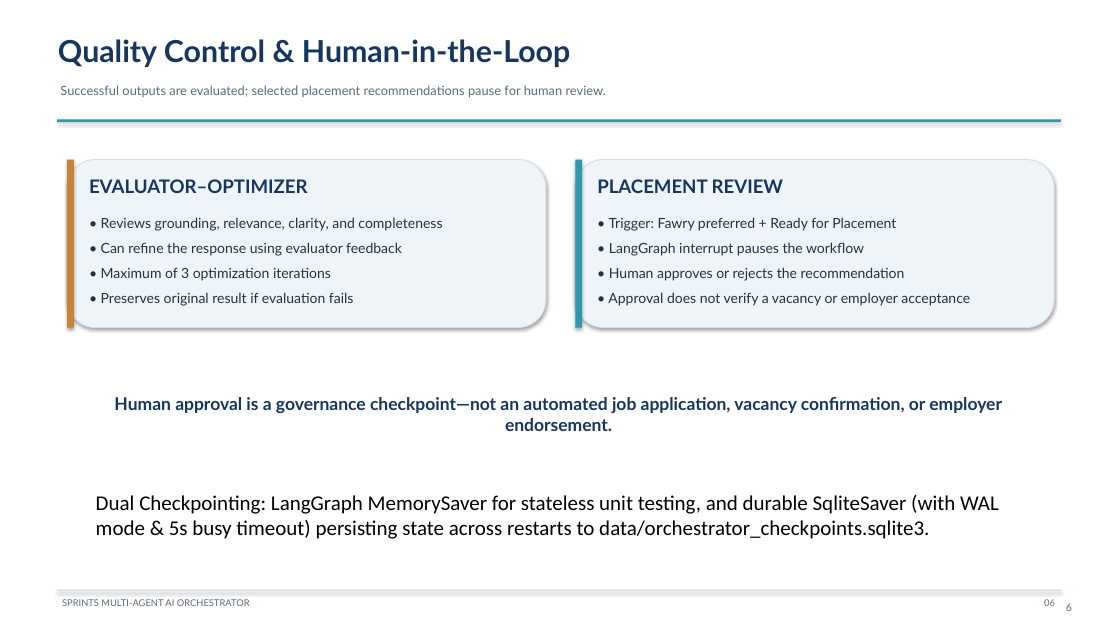
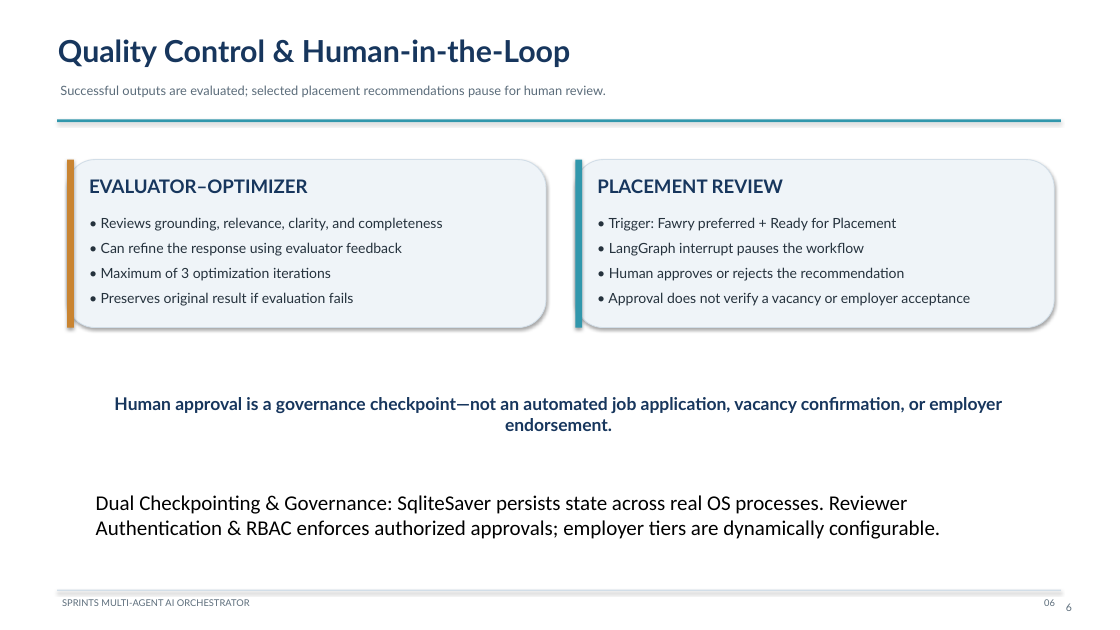
Before and after one commit to PhantomMW/sprints-ai-orchestrator, a slide deck: slide 6 of docs/SPRINTS_AI_ORCHESTRATOR_PRESENTATION.pptx. Drawn at 1120x630 pixels with LibreOffice and Linux fonts; fonts in the diff are those of the drawing. Boxes give left, top, right and bottom in pixels: in the first picture for what was removed or moved away, otherwise in the second. Text is boxed around its words. In the diff, an @@ line names an element or a change of style, - is before the commit and + after.

Commit message:
feat: true OS process isolation for test runner, single-pass code execution, cross-process SQLite persistence test, reviewer RBAC auth, structured logging, and 63-test suite

```diff
--- a/docs/SPRINTS_AI_ORCHESTRATOR_PRESENTATION.pptx
+++ b/docs/SPRINTS_AI_ORCHESTRATOR_PRESENTATION.pptx
@@ text at box(96, 495, 940, 539): text changed @@
-Dual Checkpointing: LangGraph MemorySaver for stateless unit testing, and durable SqliteSaver (with WAL mode & 5s busy timeout) persisting state across restarts to data/orchestrator_checkpoints.sqlite3.
+Dual Checkpointing & Governance: SqliteSaver persists state across real OS processes. Reviewer Authentication & RBAC enforces authorized approvals; employer tiers are dynamically configurable.
```
Also in this commit, not shown: 3 other slides changed, 15 other files.
